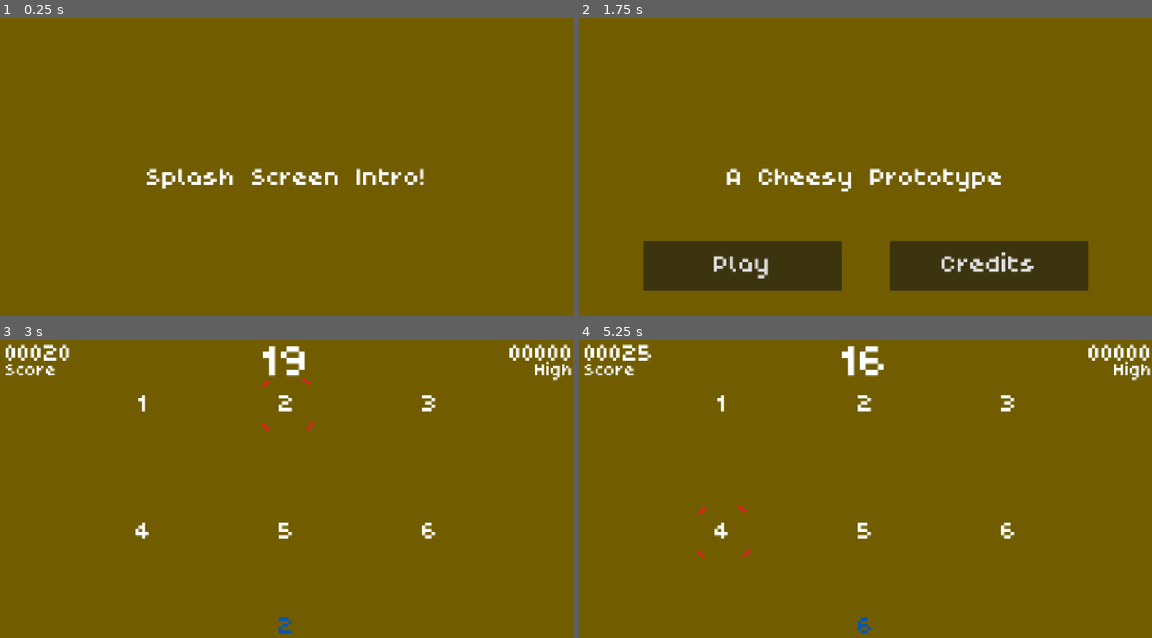
Above: before the commit, frames 1-4 (two rows, left to right).
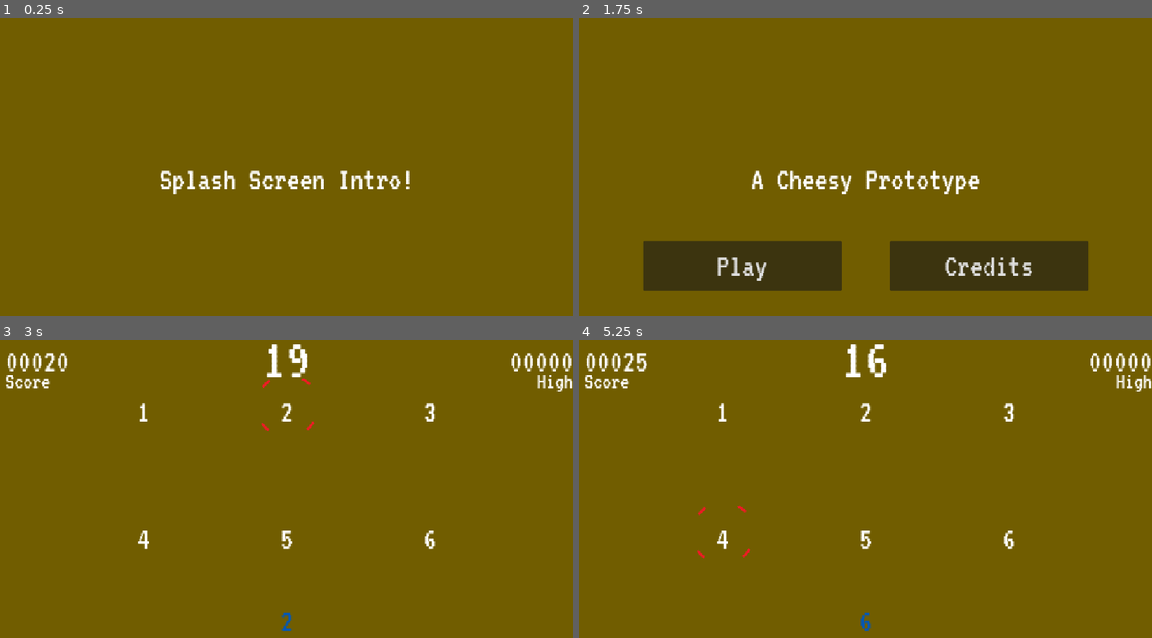
Above: after the commit, the same moments.

Repository: sdepouw/mathematics-and-cheese
Game: Godot game, scene res://Scenes/Root/root.tscn
Same seed, same stepped clock (60 frames per second), same inputs: the game is played once before the commit and once after it.
Inputs (mouse positions are in pixels of both pictures, inside the frame that each line leads up to):
- Up to frame 1 (0.25 s): no input
- Up to frame 2 (1.75 s): tap Enter at 0.5 s; move the mouse to (991, 164) at 0.52 s; hold D (move_right) 0.53-1.28 s; tap Space (fire) at 0.6, 1.25, 1.35 s; click (991, 164) at 0.67 s; move the mouse to (750, 193) at 1.27 s; hold S (move_down) from 1.28 s (still down)
- Up to frame 3 (3 s): release S (move_down) at 2 s; click "Play" at 2 s; tap Enter at 2.75 s; move the mouse to (343, 429) at 2.77 s; hold D (move_right) from 2.78 s (still down); tap Space (fire) at 2.85 s
- Up to frame 4 (5.25 s): tap Space (fire) at 3.5, 3.6, 4.35, 5.1 s; move the mouse to (836, 566) at 3.52 s; release D (move_right) at 3.53 s; hold W (move_up) 3.53-4.28 s; click (836, 566) at 3.67 s; move the mouse to (1037, 548) at 4.27 s; hold A (move_left) from 4.28 s (still down); tap Enter at 5 s; move the mouse to (693, 453) at 5.02 s

The runs differ from the first frame. In frame 1, 1.7% of the frame differs, in the area x 25-74%, y 50-60%; in frame 2, 2.8%; in frame 3, 3.0%; in frame 4, 3.1%, in the area x 1-100%, y 1-99%.

Commit message:
Replace poco with monospaced font
Have to fix scenes some still

Diff:
--- a/Game/Assets/Fonts/poco/poco_no_top_spacing.tres
+++ /dev/null
@@ -1,7 +0,0 @@
-[gd_resource type="FontVariation" load_steps=2 format=3 uid="uid://bk2bu37t8kpfm"]
-
-[ext_resource type="FontFile" uid="uid://ce8ycs7skwpvr" path="res://Assets/Fonts/poco/Poco.ttf" id="1_6l2c0"]
-
-[resource]
-base_font = ExtResource("1_6l2c0")
-spacing_top = -40
--- a/Game/Assets/Themes/base_theme.tres
+++ b/Game/Assets/Themes/base_theme.tres
@@ -1,6 +1,6 @@
 [gd_resource type="Theme" load_steps=2 format=3 uid="uid://u6cwubtei5fr"]
 
-[ext_resource type="FontVariation" uid="uid://bk2bu37t8kpfm" path="res://Assets/Fonts/poco/poco_no_top_spacing.tres" id="1_c2cg5"]
+[ext_resource type="FontFile" uid="uid://dn8avfqtcmgj6" path="res://Assets/Fonts/VT323/VT323-Regular.ttf" id="1_c2cg5"]
 
 [resource]
 Button/font_sizes/font_size = 64
Not shown, added: Game/Assets/Fonts/VT323/OFL.txt
Binary file added: Game/Assets/Fonts/VT323/VT323-Regular.ttf
Not shown, changed: Game/Assets/Fonts/VT323/VT323-Regular.ttf.import
Not shown, removed: Game/Assets/Fonts/poco/CC BY 4.0.txt
Binary file removed: Game/Assets/Fonts/poco/Poco.ttf
